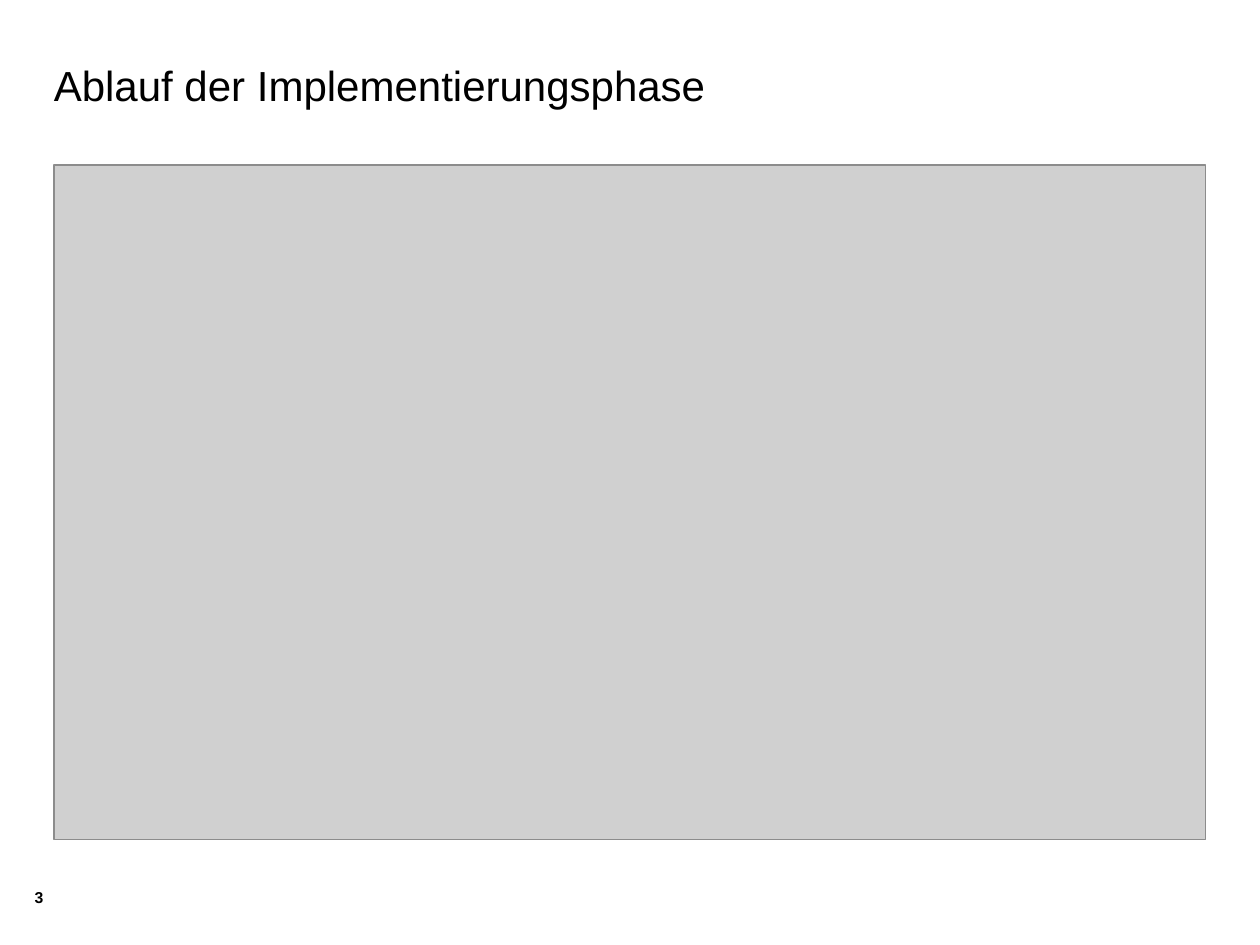
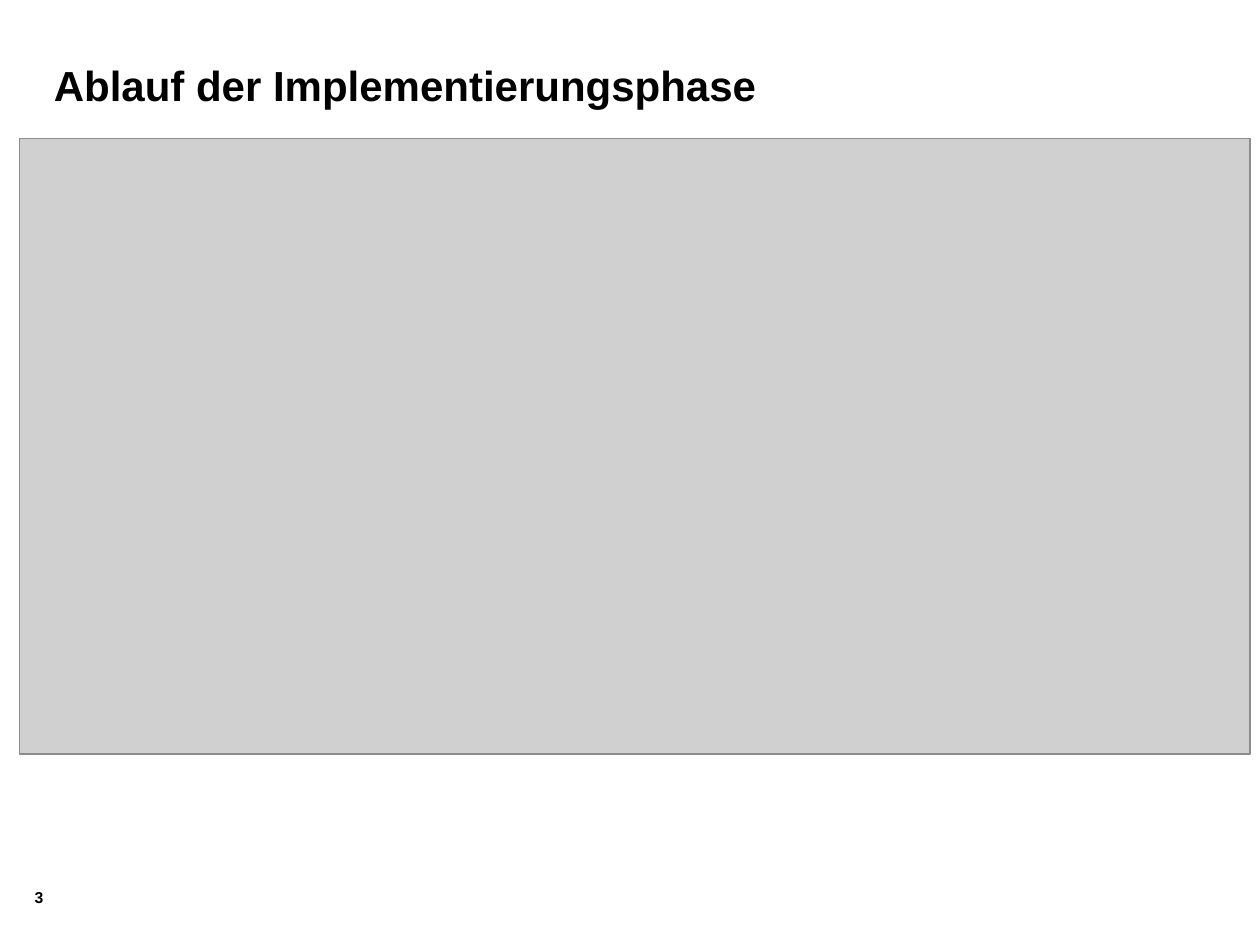
Before and after one commit to jaasmiin/twitterPSE, a slide deck: slide 3 of doc/implementierung/pres/pres.odp. Drawn at 1260x945 pixels with LibreOffice and Linux fonts; fonts in the diff are those of the drawing; grey boxes stand for pictures; background and template pictures are left out. Boxes give left, top, right and bottom in pixels: in the first picture for what was removed or moved away, otherwise in the second. Text is boxed around its words. In the diff, an @@ line names an element or a change of style, - is before the commit and + after.

Commit message:
halbe Präsentation

```diff
--- a/doc/implementierung/pres/pres.odp
+++ b/doc/implementierung/pres/pres.odp
@@ title "Ablauf der Implementierungsphase" at <box>54,70,756,109</box>: bold on @@
@@ picture: place and size @@
-picture at <box>54,165,1206,839</box>
+picture at <box>20,139,1250,753</box>
```
Also in this commit, not shown: 5 other files.
